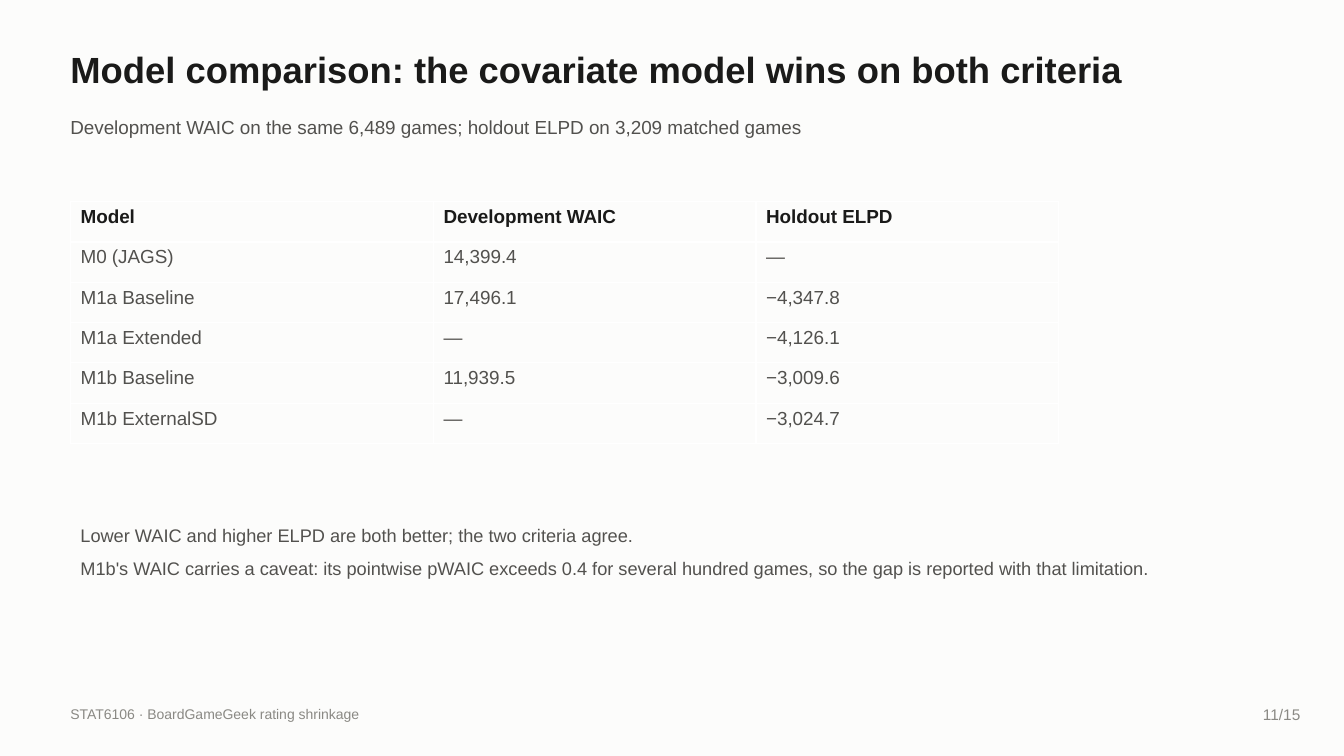
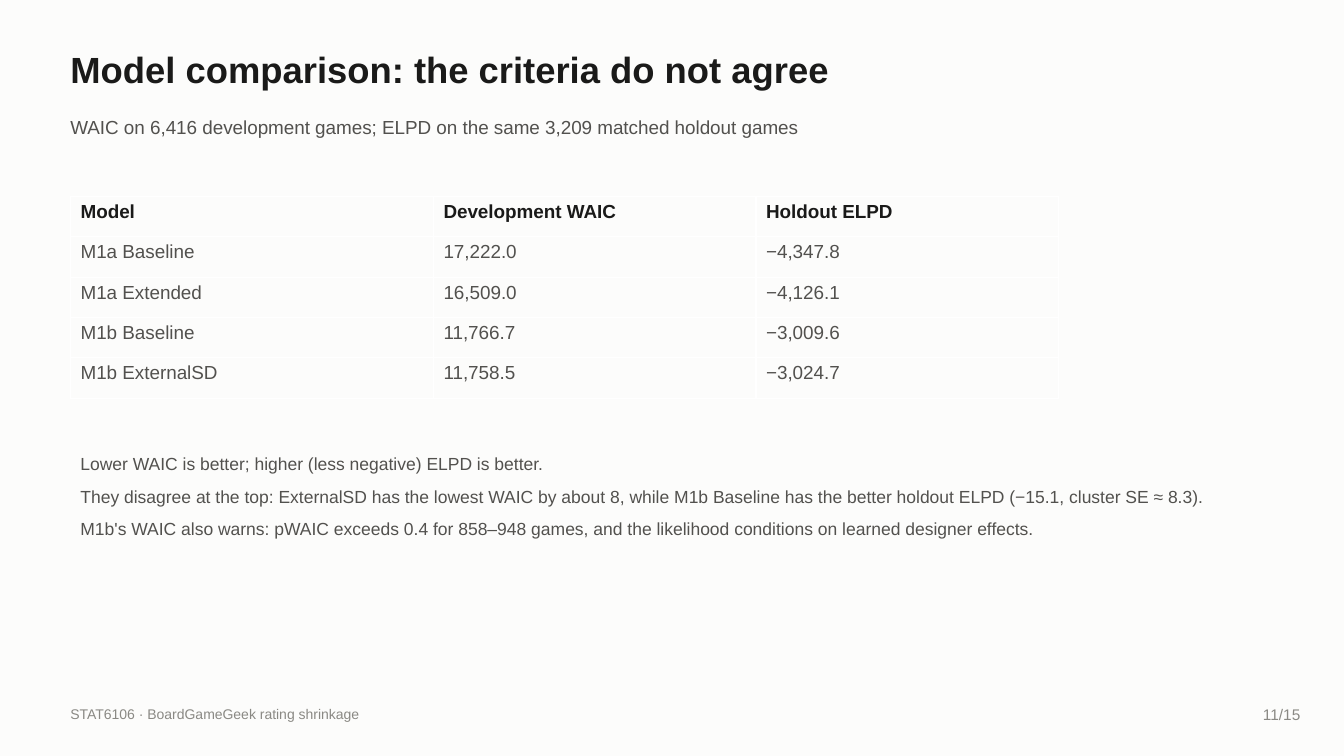
Before and after one commit to iwanttosleeeep/bayesian-boardgame-ratings, a slide deck: slide 11 of slides/Group_deck_draft.pptx. Drawn at 1344x756 pixels with LibreOffice and Linux fonts; fonts in the diff are those of the drawing. Boxes give left, top, right and bottom in pixels: in the first picture for what was removed or moved away, otherwise in the second. Text is boxed around its words. In the diff, an @@ line names an element or a change of style, - is before the commit and + after.

```diff
--- a/slides/Group_deck_draft.pptx
+++ b/slides/Group_deck_draft.pptx
@@ text at (70, 56, 828, 91): text changed @@
-Model comparison: the covariate model wins on both criteria
+Model comparison: the criteria do not agree
@@ text at (70, 120, 798, 138): text changed @@
-Development WAIC on the same 6,489 games; holdout ELPD on 3,209 matched games
+WAIC on 6,416 development games; ELPD on the same 3,209 matched holdout games
@@ table at (71, 197, 1059, 398) @@
-row 2: M0 (JAGS) | 14,399.4 | —
-row 3: M1a Baseline | 17,496.1 | −4,347.8
-row 4: M1a Extended | — | −4,126.1
-row 5: M1b Baseline | 11,939.5 | −3,009.6
-row 6: M1b ExternalSD | — | −3,024.7
+row 2: M1a Baseline | 17,222.0 | −4,347.8
+row 3: M1a Extended | 16,509.0 | −4,126.1
+row 4: M1b Baseline | 11,766.7 | −3,009.6
+row 5: M1b ExternalSD | 11,758.5 | −3,024.7
@@ table: place and size @@
-table at (71, 202, 1059, 444)
+table at (71, 197, 1059, 398)
@@ text at (80, 457, 1203, 539): text changed; size 13 to 12.5 pt @@
-Lower WAIC and higher ELPD are both better; the two criteria agree.
-M1b's WAIC carries a caveat: its pointwise pWAIC exceeds 0.4 for several hundred games, so the gap is reported with that limitation.
+Lower WAIC is better; higher (less negative) ELPD is better.
+They disagree at the top: ExternalSD has the lowest WAIC by about 8, while M1b Baseline has the better holdout ELPD (−15.1, cluster SE ≈ 8.3).
+M1b's WAIC also warns: pWAIC exceeds 0.4 for 858–948 games, and the likelihood conditions on learned designer effects.
```
Also in this commit, not shown: 6 other slides changed, 14 other files.
